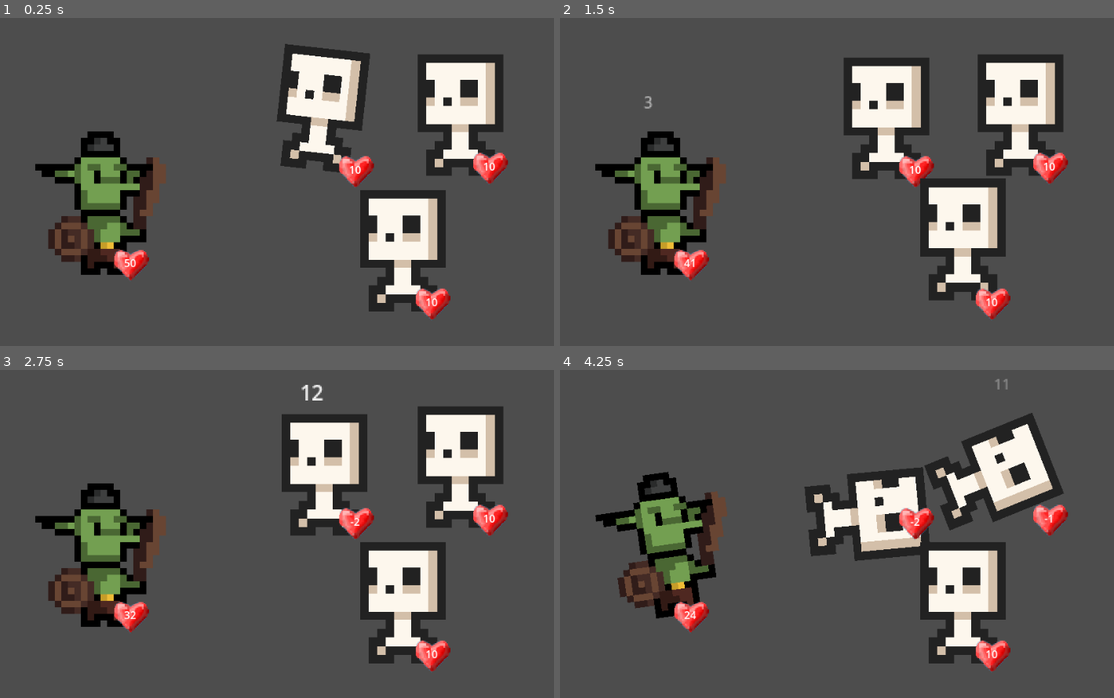
Above: before the commit, frames 1-4 (two rows, left to right).
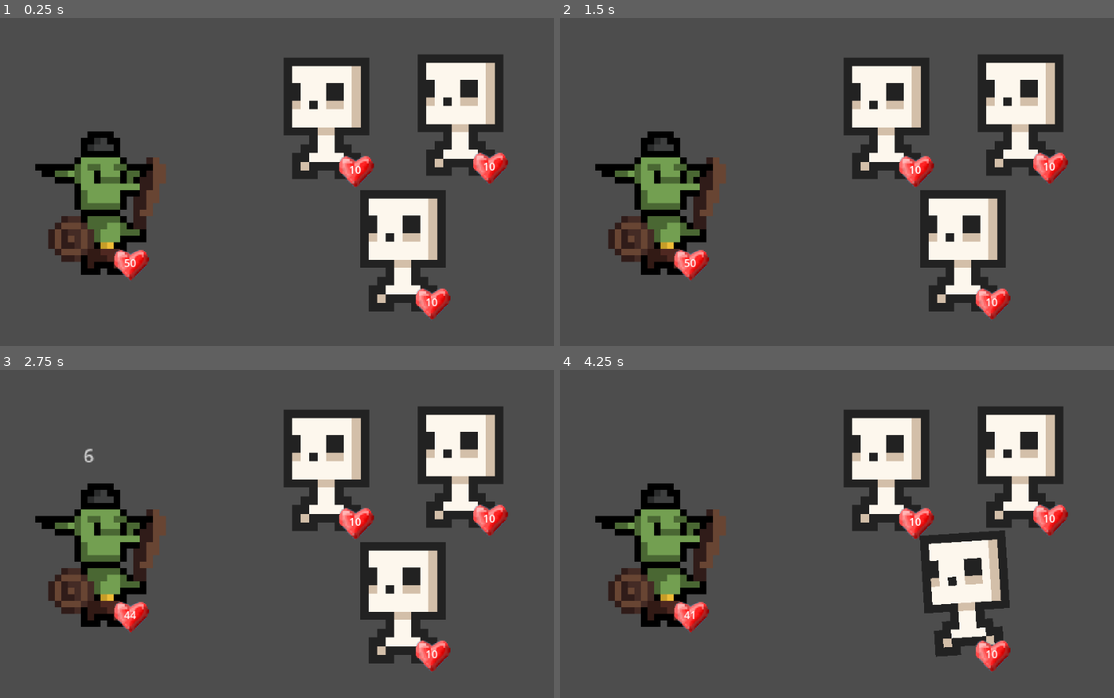
Above: after the commit, the same moments.

Repository: jakmik2/rogue-cards
Game: Godot game, scene res://scenes/Main.tscn
Two runs of this game, one before a commit and one after it. Both use one fixed random seed, a clock stepped at 60 frames per second and the inputs below.
Inputs:
- Up to frame 1 (0.25 s): no input
- Up to frame 2 (1.5 s): no input
- Up to frame 3 (2.75 s): no input
- Up to frame 4 (4.25 s): no input

The runs differ from the first frame. In frame 1, 3.4% of the frame differs, in the area x 49-67%, y 7-50%; in frame 2, 3.1%; in frame 3, 2.1%; in frame 4, 20%, in the area x 6-91%, y 2-90%.

Commit message:
Add scaling

Diff:
--- a/scenes/Main.tscn
+++ b/scenes/Main.tscn
@@ -1,8 +1,8 @@
-[gd_scene load_steps=4 format=3 uid="uid://146ubeedod1y"]
+[gd_scene load_steps=4 format=3 uid="uid://bqivgqmx1twp3"]
 
 [ext_resource type="PackedScene" uid="uid://cjukxsdcdjk47" path="res://scenes/skele.tscn" id="1_6ju06"]
 [ext_resource type="Script" path="res://scripts/Arena.gd" id="1_8l2me"]
-[ext_resource type="PackedScene" uid="uid://dg6opfstej5al" path="res://scenes/player_character.tscn" id="2_j7410"]
+[ext_resource type="PackedScene" uid="uid://dg6opfstej5al" path="res://scenes/PlayerCharacter.tscn" id="2_j7410"]
 
 [node name="Main" type="Node2D"]
 script = ExtResource("1_8l2me")
--- a/scripts/Arena.gd
+++ b/scripts/Arena.gd
@@ -31,13 +31,15 @@
 var counter: float = 0.0;
 
 func _process(_delta):
+	counter += _delta
 	# Evaluate Combat State and turn order
 	# Skip if not in Combat or if actively resolving a round
 	if (current_state == CombatState.INACTIVE || round_tracker == Round.ACTIVE):
 		pass
 	# Run Round
-	else:
+	elif (counter > 1):
 		combat_round()
+		counter = 0
 
 func combat_round():
 	round_tracker = Round.ACTIVE
--- a/scripts/health_display.gd
+++ b/scripts/health_display.gd
@@ -1,4 +1,8 @@
 extends Node2D
+
+# Properties
+@export_category("Properties")
+@export var scale_modifier = 1
 
 # Nodes
 @onready
@@ -9,11 +13,11 @@
 
 # Called when the node enters the scene tree for the first time.
 func _ready():
-	print(parent)
-	print(parent.inverted)
+	self.scale *= scale_modifier
+
 	if parent.inverted:
 		print("Inverting!")
-		self.scale = Vector2(-1, 1)
+		self.scale = Vector2(-scale_modifier, scale_modifier)
 
 
 # Called every frame. 'delta' is the elapsed time since the previous frame.
Renamed: scenes/player_character.tscn -> scenes/PlayerCharacter.tscn
